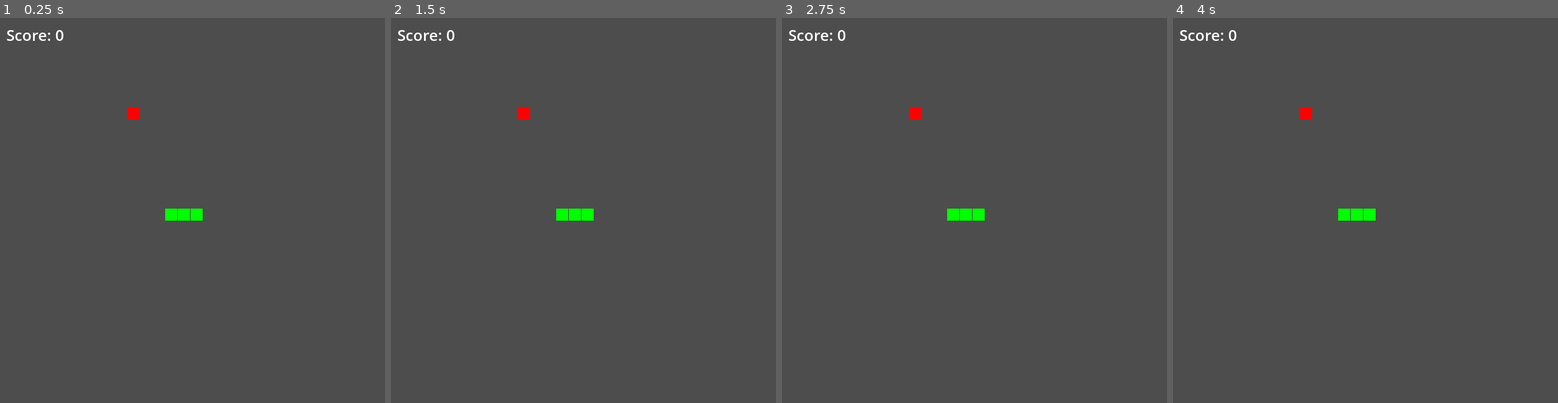
Above: before the commit, frames 1-4 (left to right).
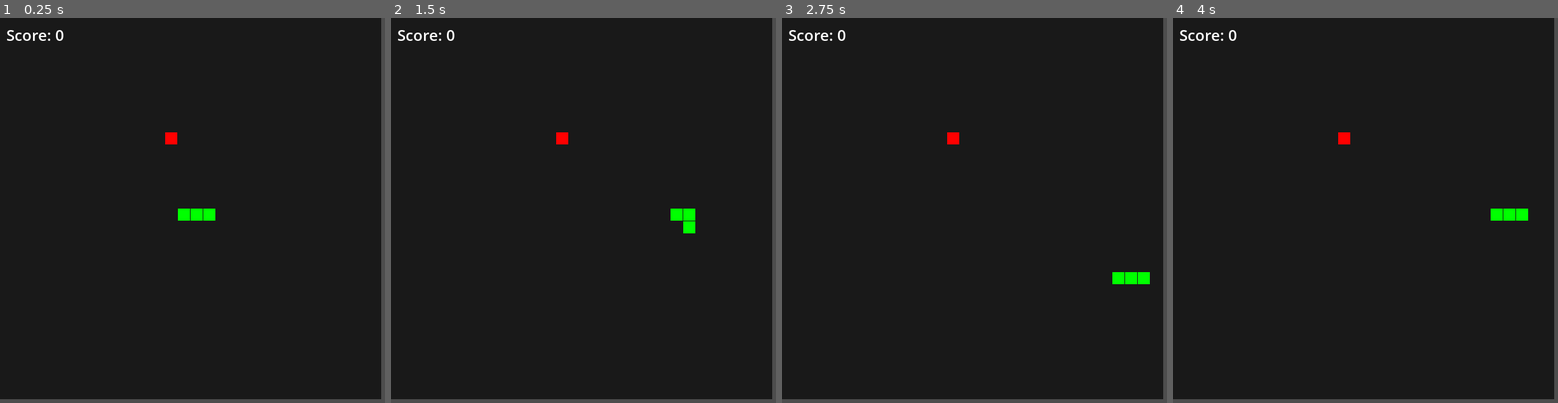
Above: after the commit, the same moments.

Repository: Prince-Leo/godot-snake
Game: Godot game, scene res://scenes/main.tscn
Two runs of this game, one before a commit and one after it. Both use one fixed random seed, a clock stepped at 60 frames per second and the inputs below. The project has no main scene, so this scene is started directly.
Inputs:
- Up to frame 1 (0.25 s): no input
- Up to frame 2 (1.5 s): tap Enter (ui_accept) at 0.5, 1.35 s; hold D (move_right) 0.53-1.28 s; hold Enter (ui_accept) 0.53-1.28 s; hold S (move_down) from 1.28 s (still down)
- Up to frame 3 (2.75 s): tap Enter (ui_accept) at 1.52, 1.82 s; release S (move_down) at 2.03 s; hold D (move_right) from 2.03 s (still down); hold Enter (ui_accept) from 2.03 s (still down)
- Up to frame 4 (4 s): release D (move_right) at 2.78 s; release Enter (ui_accept) at 2.78 s; hold W (move_up) 2.78-3.53 s; tap Enter (ui_accept) at 2.85, 3.02, 3.32 s; hold A (move_left) from 3.53 s (still down); hold Enter (ui_accept) from 3.53 s (still down)

The runs differ from the first frame. In frame 1, 98% of the frame differs, in the area x 0-100%, y 0-100%; in frame 2, 98%; in frame 3, 98%; in frame 4, 98%.

Commit message:
Fix: connect timer signal + switch to _draw() rendering

Diff:
--- a/scenes/main.tscn
+++ b/scenes/main.tscn
@@ -10,7 +10,7 @@
 [node name="Snake" type="Node2D" parent="."]
 script = ExtResource("2_snake")
 
-[node name="FoodSpawner" type="Node2D" parent="."]
+[node name="Food" type="Node2D" parent="."]
 script = ExtResource("3_food")
 
 [node name="MoveTimer" type="Timer" parent="."]
@@ -44,4 +44,6 @@
 theme_override_colors/font_color = Color(1, 1, 1, 1)
 visible = false
 
+[connection signal="timeout" from="MoveTimer" to="." method="_on_move_timer_timeout"]
+
 [editable path="Snake"]
--- a/scripts/food.gd
+++ b/scripts/food.gd
@@ -4,50 +4,31 @@
 const GRID_WIDTH = 30
 const GRID_HEIGHT = 30
 
-var food: ColorRect = null
+var pos: Vector2 = Vector2.ZERO
 
 func _ready():
 	pass
 
-func spawn_food():
-	if food:
-		food.queue_free()
+func _draw():
+	# Draw the food as a red square
+	draw_rect(Rect2(pos, Vector2(GRID_SIZE - 1, GRID_SIZE - 1)), Color.RED)
 
-	food = ColorRect.new()
-	food.size = Vector2(GRID_SIZE - 1, GRID_SIZE - 1)
-	food.color = Color.RED
-	add_child(food)
+func spawn():
+	var snake = get_parent().get_node("Snake")
+	var occupied: Array = snake.segments
 
-	randomize_position()
-
-func randomize_position():
-	var snake = get_parent().get_node("Snake")
-	var body_positions = snake.get_body_positions()
-
-	var pos: Vector2
-	var max_attempts = 1000
-	var attempts = 0
-
-	while true:
-		pos = Vector2(
+	for _i in range(1000):
+		var candidate = Vector2(
 			randi() % GRID_WIDTH * GRID_SIZE,
 			randi() % GRID_HEIGHT * GRID_SIZE
 		)
-
-		var occupied = false
-		for body_pos in body_positions:
-			if pos == body_pos:
-				occupied = true
+		var free = true
+		for seg in occupied:
+			if candidate == seg:
+				free = false
 				break
-
-		if not occupied:
+		if free:
+			pos = candidate
 			break
 
-		attempts += 1
-		if attempts >= max_attempts:
-			break
-
-	food.position = pos
-
-func get_food_position() -> Vector2:
-	return food.position if food else Vector2(-GRID_SIZE, -GRID_SIZE)
+	queue_redraw()
--- a/scripts/main.gd
+++ b/scripts/main.gd
@@ -5,7 +5,7 @@
 const GRID_HEIGHT = 30
 
 @onready var snake = $Snake
-@onready var food_spawner = $FoodSpawner
+@onready var food = $Food
 @onready var score_label = $UI/ScoreLabel
 @onready var game_over_label = $UI/GameOverLabel
 @onready var move_timer = $MoveTimer
@@ -14,7 +14,13 @@
 var game_over: bool = false
 
 func _ready():
+	# CRITICAL FIX: Connect the timer signal
+	move_timer.timeout.connect(_on_move_timer_timeout)
 	start_game()
+
+func _draw():
+	# Dark background for the game area
+	draw_rect(Rect2(0, 0, GRID_WIDTH * GRID_SIZE, GRID_HEIGHT * GRID_SIZE), Color(0.1, 0.1, 0.1, 1))
 
 func start_game():
 	score = 0
@@ -22,51 +28,46 @@
 	game_over_label.visible = false
 	update_score()
 	snake.reset()
-	food_spawner.spawn_food()
+	food.spawn()
+	move_timer.wait_time = 0.15
 	move_timer.start()
+	queue_redraw()
 
 func _on_move_timer_timeout():
 	if game_over:
 		return
 	snake.move()
-	check_collision()
+	check_collisions()
 
-func check_collision():
-	var head_pos = snake.get_head_position()
+func check_collisions():
+	var head = snake.get_head_pos()
 
 	# Check wall collision
-	if head_pos.x < 0 or head_pos.x >= GRID_WIDTH * GRID_SIZE or \
-	   head_pos.y < 0 or head_pos.y >= GRID_HEIGHT * GRID_SIZE:
-		on_game_over()
+	if head.x < 0 or head.x >= GRID_WIDTH * GRID_SIZE or \
+	   head.y < 0 or head.y >= GRID_HEIGHT * GRID_SIZE:
+		end_game()
 		return
 
 	# Check self collision
-	var body_positions = snake.get_body_positions()
-	for i in range(1, body_positions.size()):
-		if head_pos == body_positions[i]:
-			on_game_over()
-			return
+	if snake.collides_with_self():
+		end_game()
+		return
 
 	# Check food collision
-	if head_pos == food_spawner.get_food_position():
-		on_food_eaten()
+	if head == food.pos:
+		score += 1
+		update_score()
+		snake.grow()
+		food.spawn()
+		move_timer.wait_time = max(0.05, move_timer.wait_time - 0.002)
 
-func on_food_eaten():
-	score += 1
-	update_score()
-	snake.grow()
-	food_spawner.spawn_food()
-	# Speed up slightly
-	move_timer.wait_time = max(0.05, move_timer.wait_time - 0.002)
-
-func on_game_over():
+func end_game():
 	game_over = true
 	game_over_label.visible = true
 	move_timer.stop()
 
 func _input(event):
 	if game_over and event.is_action_pressed("ui_accept"):
-		move_timer.wait_time = 0.15
 		start_game()
 
 func update_score():
--- a/scripts/snake.gd
+++ b/scripts/snake.gd
@@ -4,41 +4,31 @@
 const GRID_WIDTH = 30
 const GRID_HEIGHT = 30
 
-var body_segments: Array = []
+var segments: Array[Vector2] = []
 var direction: Vector2 = Vector2.RIGHT
 var last_direction: Vector2 = Vector2.RIGHT
-var growing: bool = false
-
-signal food_eaten
-signal game_over
+var grow_next: bool = false
 
 func _ready():
 	reset()
 
 func reset():
-	# Clear existing segments
-	for segment in body_segments:
-		segment.queue_free()
-	body_segments.clear()
-
-	# Create initial 3 segments
+	segments.clear()
+	# Start with 3 segments in the center, heading right
 	for i in range(3):
-		var segment = create_segment()
-		segment.position = Vector2(GRID_WIDTH / 2 - i, GRID_HEIGHT / 2) * GRID_SIZE
-		body_segments.append(segment)
-
+		segments.append(Vector2(GRID_WIDTH / 2.0 - i, GRID_HEIGHT / 2.0) * GRID_SIZE)
 	direction = Vector2.RIGHT
 	last_direction = Vector2.RIGHT
-	growing = false
+	grow_next = false
+	queue_redraw()
 
-func create_segment() -> ColorRect:
-	var segment = ColorRect.new()
-	segment.size = Vector2(GRID_SIZE - 1, GRID_SIZE - 1)
-	segment.color = Color.GREEN
-	add_child(segment)
-	return segment
+func _draw():
+	# Draw each body segment as a green square
+	for pos in segments:
+		draw_rect(Rect2(pos, Vector2(GRID_SIZE - 1, GRID_SIZE - 1)), Color.GREEN)
 
 func _input(event):
+	# Direction input: prevent 180° reversal
 	if event.is_action_pressed("move_up") and last_direction != Vector2.DOWN:
 		direction = Vector2.UP
 	elif event.is_action_pressed("move_down") and last_direction != Vector2.UP:
@@ -50,32 +40,28 @@
 
 func move():
 	last_direction = direction
+	var new_head = segments[0] + direction * GRID_SIZE
 
-	var head_pos = body_segments[0].position
-	var new_head_pos = head_pos + direction * GRID_SIZE
+	# Insert new head at the front
+	segments.insert(0, new_head)
 
-	# Shift body: each segment takes the position of the one before it
-	for i in range(body_segments.size() - 1, 0, -1):
-		body_segments[i].position = body_segments[i - 1].position
+	# Remove tail unless we're growing
+	if not grow_next:
+		segments.pop_back()
+	else:
+		grow_next = false
 
-	# Move head to new position
-	body_segments[0].position = new_head_pos
-
-	# Grow if needed
-	if growing:
-		var new_segment = create_segment()
-		new_segment.position = body_segments[body_segments.size() - 1].position
-		body_segments.append(new_segment)
-		growing = false
+	queue_redraw()
 
 func grow():
-	growing = true
+	grow_next = true
 
-func get_head_position() -> Vector2:
-	return body_segments[0].position if body_segments.size() > 0 else Vector2.ZERO
+func get_head_pos() -> Vector2:
+	return segments[0] if segments.size() > 0 else Vector2.ZERO
 
-func get_body_positions() -> Array:
-	var positions: Array = []
-	for segment in body_segments:
-		positions.append(segment.position)
-	return positions
+func collides_with_self() -> bool:
+	var head = segments[0]
+	for i in range(1, segments.size()):
+		if head == segments[i]:
+			return true
+	return false
